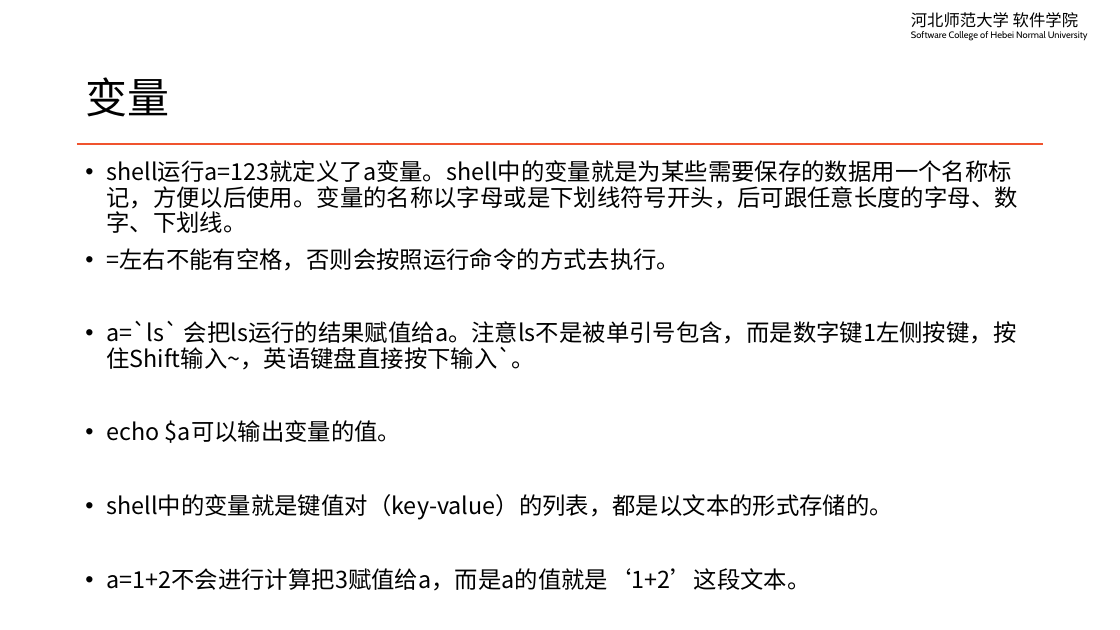
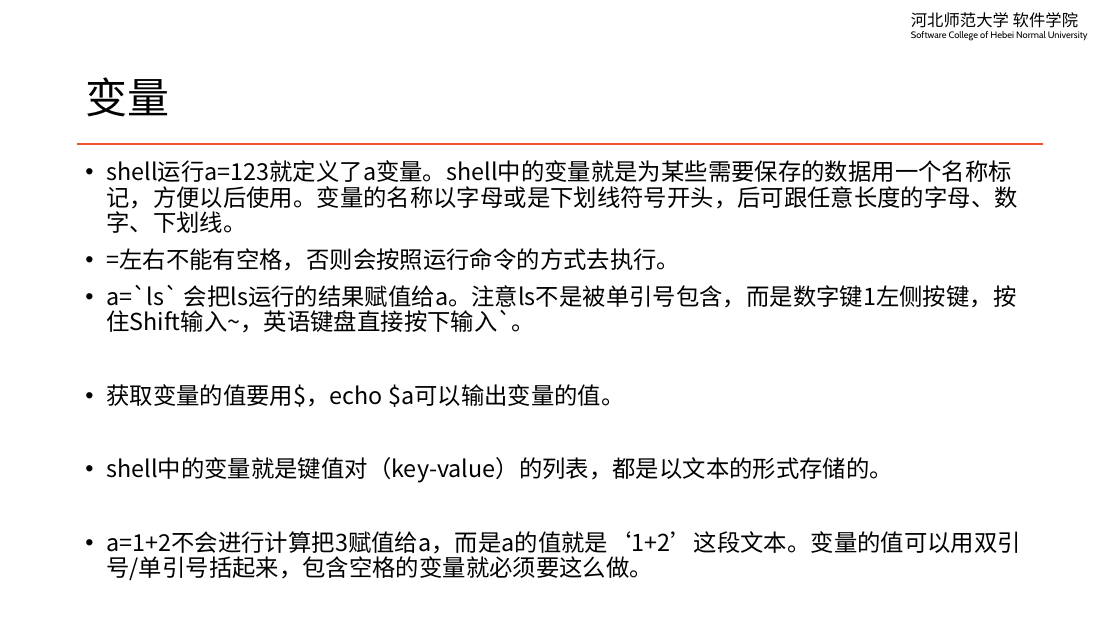
Before and after one commit to edu2act/course-linux-system, a slide deck: slide 5 of materials/slides/ch12-basic-shell-script-variables.pptx. Drawn at 1120x630 pixels with LibreOffice and Linux fonts; fonts in the diff are those of the drawing. Boxes give left, top, right and bottom in pixels: in the first picture for what was removed or moved away, otherwise in the second. Text is boxed around its words. In the diff, an @@ line names an element or a change of style, - is before the commit and + after.

```diff
--- a/materials/slides/ch12-basic-shell-script-variables.pptx
+++ b/materials/slides/ch12-basic-shell-script-variables.pptx
@@ text at (106,384,625,407): text changed @@
-• echo $a可以输出变量的值。
+• 获取变量的值要用$，echo $a可以输出变量的值。
@@ text at (106,531,1021,580): text changed @@
-• a=1+2不会进行计算把3赋值给a，而是a的值就是‘1+2’这段文本。
+• a=1+2不会进行计算把3赋值给a，而是a的值就是‘1+2’这段文本。变量的值可以用双引号/单引号括起来，包含空格的变量就必须要这么做。
```
Also in this commit, not shown: 3 other slides changed, 3 slides added, 9 other files.
